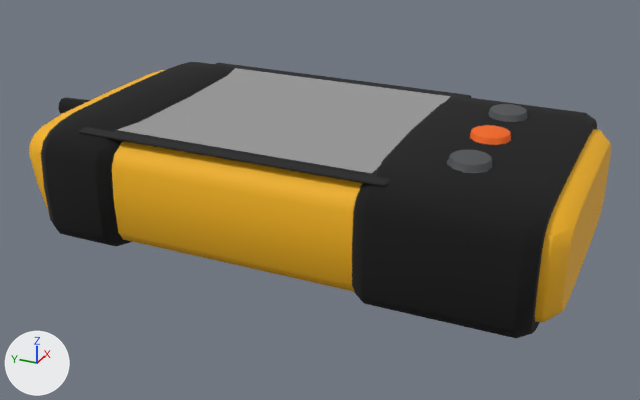
Renders of the glTF model thin-air/assets/models/items/survey_scanner.glb from each side of a commit.
Before and after are seen from a 50 mm lens placed at (-0.245, -0.132, 0.136), pointed at (0.003, -0.02, 0.012). Lighting does not change. The marker at lower left points along +X, +Y and +Z. The older version comes first. Vertices at exactly the same position are counted once.

The first picture shows 'survey_scanner'.
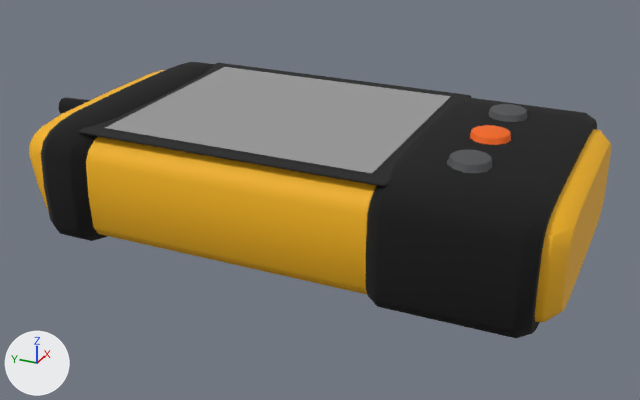
What differs and where, as boxes [x1, y1, x2, y2] in the pictures (640 x 400 px; the box of a moved part takes in the faces that stretch with it):
part 1 of me_survey_scanner, moved or reshaped
    before: [352, 97, 584, 337]
    after: [366, 98, 584, 337]
part 2 of me_survey_scanner, moved or reshaped
    before: [46, 62, 235, 246]
    after: [46, 62, 214, 241]

The edits, one by one:
me_survey_scanner has 1326 vertices, 2588 faces and spans x -0.049..0.049, y -0.108..0.108, z 0.0..0.046.
me_survey_scanner is used by ob_survey_scanner; location (0.0, 0.0, 0.0).
me_survey_scanner part 1: 120 of the vertices in x -0.049..0.049, y -0.056..-0.052, z 0.002..0.044 are moved by (0.0, -0.004, 0.0).
me_survey_scanner part 2: 120 of the vertices in x -0.049..0.049, y 0.027..0.031, z 0.002..0.044 are moved by (0.0, 0.009, 0.0).
